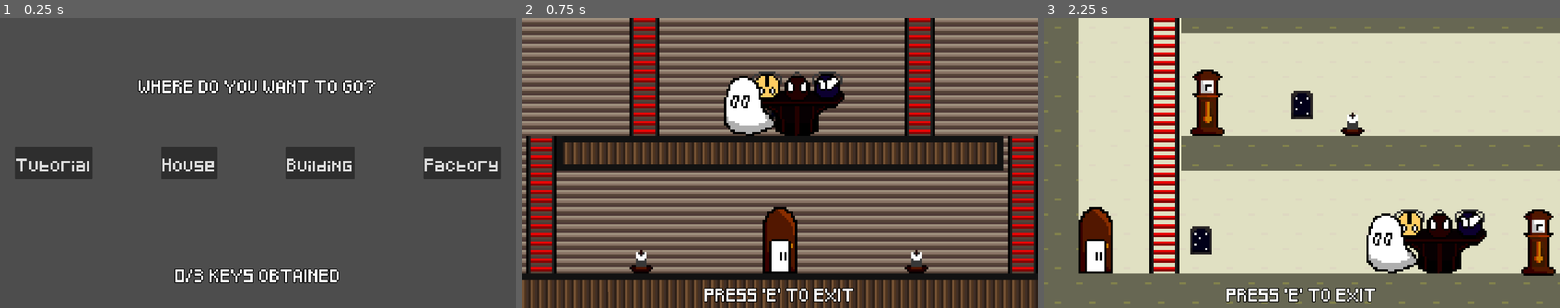
Above: before the commit, frames 1-3 (left to right).
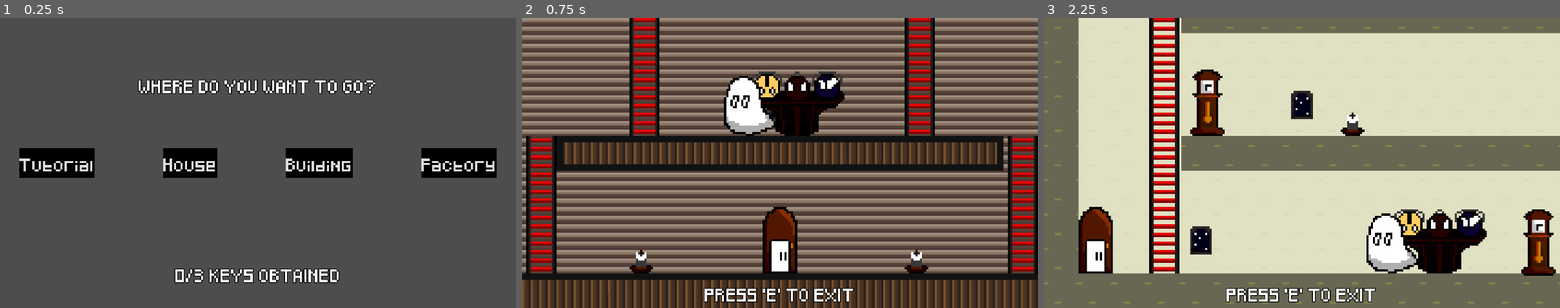
Above: after the commit, the same moments.

Repository: heitortetznerpereira/GGJ2026
Game: Godot game, scene res://main/main.tscn
The game is run twice, just before and just after one commit, with the same random seed, the same clock (stepped at 60 frames per second) and the same inputs.
Inputs (mouse positions are in pixels of both pictures, inside the frame that each line leads up to):
- Up to frame 1 (0.25 s): no input
- Up to frame 2 (0.75 s): click "House" at 0.5 s
- Up to frame 3 (2.25 s): tap E at 1.25 s; move the mouse to (1415, 148) at 1.27 s; hold D (move_right) 1.28-2 s; click (1415, 148) at 1.35 s; tap W (move_up) at 1.52 s; click "Building" at 2 s

The runs differ from the first frame. In frame 1, 5.7% of the frame differs, in the area x 3-97%, y 44-56%; in frame 2, nothing differs; in frame 3, nothing differs.

Commit message:
fim dos sons

Diff:
--- a/assets/themes/main_theme.tres
+++ b/assets/themes/main_theme.tres
@@ -2,8 +2,16 @@
 
 [ext_resource type="FontFile" uid="uid://cufwsyerlm2n4" path="res://assets/themes/Pixeled.ttf" id="1_3f3va"]
 
+[sub_resource type="StyleBoxFlat" id="StyleBoxFlat_3f3va"]
+bg_color = Color(0, 0, 0, 1)
+
 [resource]
 default_font = ExtResource("1_3f3va")
 default_font_size = 5
+Button/styles/focus = SubResource("StyleBoxFlat_3f3va")
+Button/styles/hover = SubResource("StyleBoxFlat_3f3va")
+Button/styles/hover_pressed = SubResource("StyleBoxFlat_3f3va")
+Button/styles/normal = SubResource("StyleBoxFlat_3f3va")
+Button/styles/pressed = SubResource("StyleBoxFlat_3f3va")
 Label/colors/font_outline_color = Color(0, 0, 0, 1)
 Label/constants/outline_size = 10
--- a/maps/items/obj.gd
+++ b/maps/items/obj.gd
@@ -29,7 +29,7 @@
 
 func exorcise():
 	Global.player.holy_water -= 1
-	Global.play_audio(water_sound, 2, 10)
+	Global.play_audio(water_sound, 2, 0)
 	exorcised.emit(self)
 	sprite.frame = 0
 	inter_area.queue_free()
Not shown, changed: assets/sound/knife.wav
Not shown, changed: assets/sound/water.wav
